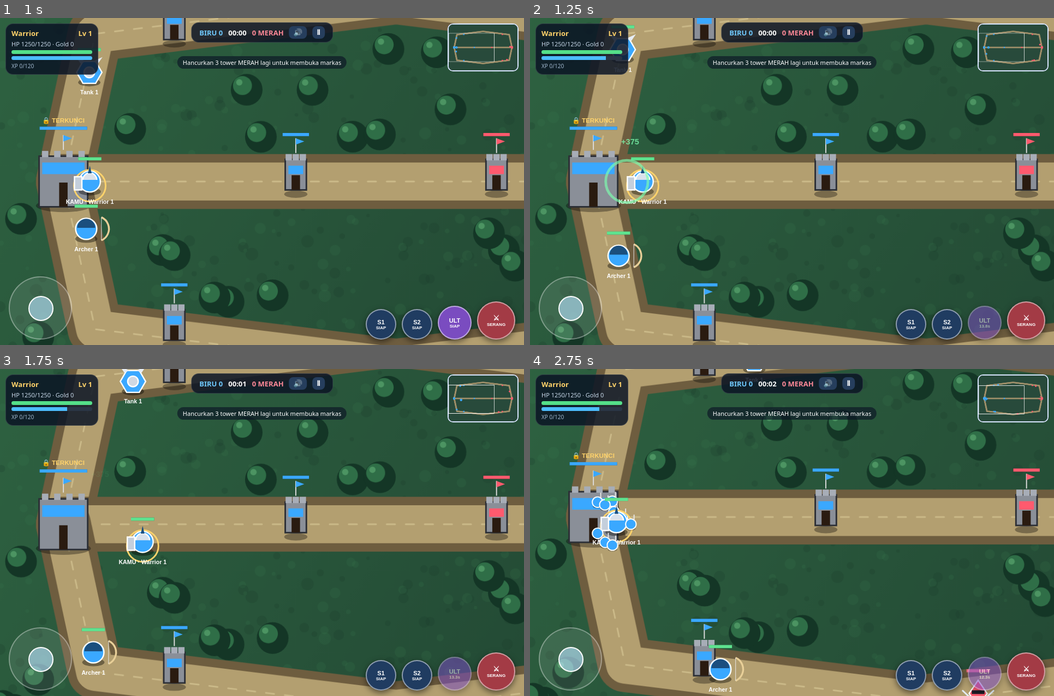
Above: before the commit, frames 1-4 (two rows, left to right).
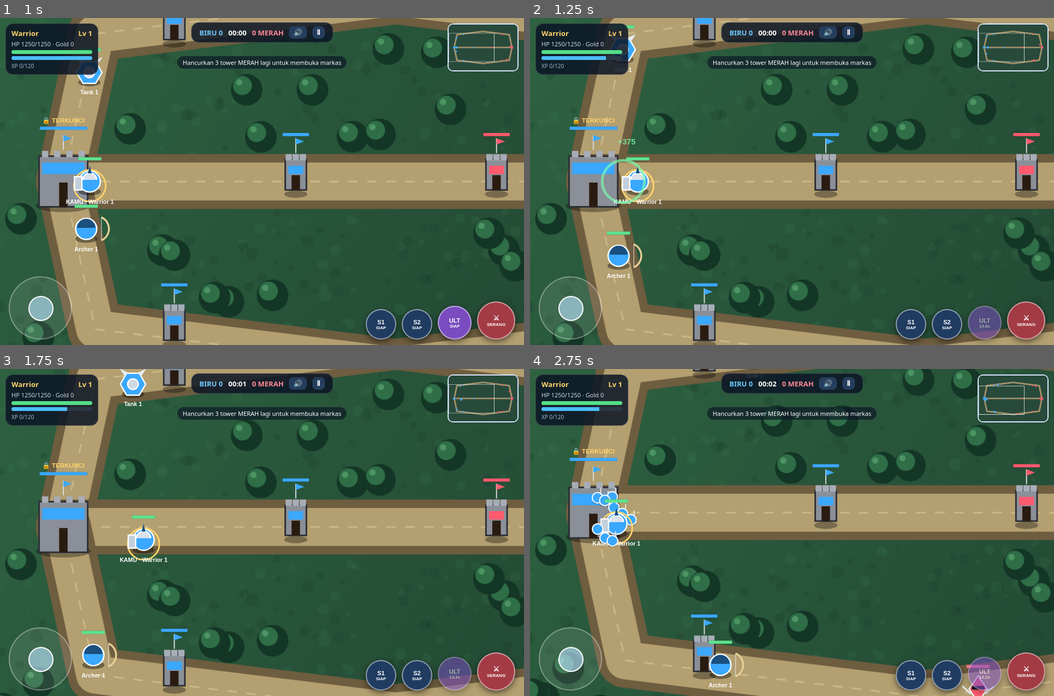
Above: after the commit, the same moments.

Repository: vexelkang-cell/gamepai
Game: browser game, page games/vexel-legend-2-arena/index.html
Two runs of this game, one before a commit and one after it. Both use one fixed random seed, a clock stepped at 60 frames per second and the inputs below.
Inputs:
- Up to frame 1 (1 s): click "MULAI PERTANDINGAN" at 0.27 s
- Up to frame 2 (1.25 s): hold Right from 1.03 s (still down); tap Space at 1.1 s
- Up to frame 3 (1.75 s): release Right at 1.53 s; hold Down from 1.58 s (still down); tap Space at 1.6 s
- Up to frame 4 (2.75 s): release Down at 1.85 s; hold Left 1.9-2.47 s; tap Space at 2.1, 2.6 s; tap D at 2.52 s; hold Up from 2.52 s (still down)

Frame 1 is identical in both runs. In frame 2, 0.8% of the frame differs, in the area x 13-88%, y 8-57%; in frame 3, 10%; in frame 4, 15%, in the area x 0-100%, y 0-100%.

Commit message:
Smooth hero movement and camera follow in VEXEL LEGENDS 2

Diff:
--- a/games/vexel-legend-2-arena/index.html
+++ b/games/vexel-legend-2-arena/index.html
@@ -92,7 +92,7 @@
  Assassin:{hp:850,dmg:150,spd:245,rng:70,mp:340,role:'Pembunuh',desc:'Cepat dan mematikan. S1 terjangan ke musuh, S2 tebasan area, ULT terjangan jauh dengan kecepatan tinggi.',sk:[{t:'dash',d:300,m:2,cd:6,c:60},{t:'aoe',r:110,m:1.6,cd:7,c:65},{t:'dash',d:380,m:3,cd:13,c:100}]},
  Tank:{hp:1600,dmg:70,spd:175,rng:85,mp:300,role:'Penahan',desc:'Benteng hidup. S1 hantaman dan stun, S2 perisai, ULT hantaman besar dengan penyembuhan.',sk:[{t:'aoe',r:170,m:1.2,cd:7,c:60,stun:1.5},{t:'shield',f:.35,cd:10,c:70},{t:'aoe',r:220,m:1.8,cd:14,c:100,heal:.25}]}
 };
-let U=[],S=[],P=[],FX=[],player=null,run=false,paused=false,time=0,lastWave=-10,kills={blue:0,red:0},gold=0,cam={x:170,y:500},joy={x:0,y:0},keys={},sel='Warrior',view={ox:0,oy:0,w:1,h:1},last=0;
+let U=[],S=[],P=[],FX=[],player=null,run=false,paused=false,time=0,lastWave=-10,kills={blue:0,red:0},gold=0,cam={x:170,y:500},joy={x:0,y:0},keys={},sel='Warrior',view={ox:0,oy:0,w:1,h:1},last=0,frameDt=1/60;
 const clamp=(v,a,b)=>Math.max(a,Math.min(b,v));
 let AC=null,muted=false;
 function ac(){if(!AC){try{AC=new(window.AudioContext||window.webkitAudioContext)()}catch(e){return null}}if(AC.state==='suspended')AC.resume();return AC}
@@ -109,7 +109,7 @@
 function segD(p,ax,ay,bx,by){const vx=bx-ax,vy=by-ay,l=vx*vx+vy*vy||1;const t=clamp(((p.x-ax)*vx+(p.y-ay)*vy)/l,0,1);return Math.hypot(p.x-ax-vx*t,p.y-ay-vy*t)}
 function laneDist(x,y){let m=1e9;for(const p of Object.values(LANES))for(let i=0;i<p.length-1;i++)m=Math.min(m,segD({x,y},p[i][0],p[i][1],p[i+1][0],p[i+1][1]));return m}
 const mkS=(team,kind,x,y,lane)=>{const b=kind==='base';return{team,kind,x,y,lane,hp:b?4000:1700,max:b?4000:1700,rng:b?220:190,dmg:b?120:95,iv:b?1:1.1,cd:0,dead:false,lock:false,shield:0,stun:0}};
-const mkU=(team,cls,x,y,o={})=>{const h=!!cls,c=h?CL[cls]:{hp:320,dmg:26,spd:78,rng:44,mp:0};return Object.assign({team,cls:cls||'Minion',hero:h,x,y,hp:c.hp,max:c.hp,dmg:c.dmg,spd:c.spd,rng …(140 unchanged characters)…
+const mkU=(team,cls,x,y,o={})=>{const h=!!cls,c=h?CL[cls]:{hp:320,dmg:26,spd:78,rng:44,mp:0};return Object.assign({team,cls:cls||'Minion',hero:h,x,y,vx:0,vy:0,inputX:0,inputY:0,hp:c.hp,max:c.hp,dmg:c.dmg,spd:c.spd,rng …(140 unchanged characters)…
 const enemies=team=>U.filter(v=>v.team!==team&&!v.dead);
 const structs=team=>S.filter(s=>s.team!==team&&!s.dead&&(s.kind!=='base'||!s.lock));
 function pickTarget(u,r){const en=enemies(u.team).filter(v=>dist(v,u)<=r);const hs=en.filter(v=>v.hero);if(hs.length)re …(183 unchanged characters)…
@@ -170,7 +170,27 @@
  }
 }
 function doAttack(){if(!player||player.dead)return;const t=pickTarget(player,player.rng+10);if(t)strike(player,t)}
-function playerMove(u,dt){const d=inputDir();if(d.x||d.y){u.x=clamp(u.x+d.x*u.spd*dt,30,W-30);u.y=clamp(u.y+d.y*u.spd*dt,30,H-30);u.face=Math.atan2(d.y,d.x)}}
+function playerMove(u,dt){
+ const raw=inputDir();
+ const rawLen=Math.hypot(raw.x,raw.y);
+ const deadZone=.09;
+ let tx=0,ty=0;
+ if(rawLen>deadZone){
+   const strength=clamp((rawLen-deadZone)/(1-deadZone),0,1);
+   tx=raw.x/rawLen*strength*u.spd;
+   ty=raw.y/rawLen*strength*u.spd;
+ }
+ const moving=rawLen>deadZone;
+ const response=moving?18:13;
+ const blend=1-Math.exp(-response*dt);
+ u.vx+=(tx-u.vx)*blend;
+ u.vy+=(ty-u.vy)*blend;
+ if(Math.abs(u.vx)<.5)u.vx=0;
+ if(Math.abs(u.vy)<.5)u.vy=0;
+ u.x=clamp(u.x+u.vx*dt,30,W-30);
+ u.y=clamp(u.y+u.vy*dt,30,H-30);
+ if(Math.hypot(u.vx,u.vy)>8)u.face=Math.atan2(u.vy,u.vx);
+ }
 function updP(dt){
  for(const p of P){
   p.life-=dt;if(p.life<=0)continue;
@@ -214,7 +234,7 @@
  [['blue','Tank','top'],['blue','Archer','bot'],['red','Mage','top'],['red','Assassin','bot']].forEach(([tm,cls,ln],i)=>{
    const pts=LANES[ln];U.push(mkU(tm,cls,tm==='blue'?150:1350,(tm==='blue'?420:580)+i*20,{lane:ln,wp:tm==='blue'?1:pts.length-2}));
  });
- cam={x:170,y:500};run=true;paused=false;joy.x=joy.y=0;keys={};$('pause').textContent='Ⅱ';
+ cam={x:170,y:500};player.vx=player.vy=player.inputX=player.inputY=0;run=true;paused=false;joy.x=joy.y=0;keys={};$('pause').textContent='Ⅱ';
  $('menu').classList.add('hidden');$('pauseMenu').classList.add('hidden');$('result').classList.add('hidden');$('hud').classList.remove('hidden');
 }
 function end(blueWin){
@@ -348,7 +368,7 @@
 }
 function draw(){
  const vw=innerWidth,vh=innerHeight,k=Math.max(vw/1000,vh/620),vW=vw/k,vH=vh/k;
- cam.x+=(player.x-cam.x)*.12;cam.y+=(player.y-cam.y)*.12;
+ const camBlend=1-Math.exp(-8*frameDt);cam.x+=(player.x-cam.x)*camBlend;cam.y+=(player.y-cam.y)*camBlend;
  const ox=vW>=W?(W-vW)/2:clamp(cam.x-vW/2,0,W-vW),oy=vH>=H?(H-vH)/2:clamp(cam.y-vH/2,0,H-vH);
  view={ox,oy,w:vW,h:vH};
  const sc=(devicePixelRatio||1)*k;
@@ -416,7 +436,7 @@
 addEventListener('blur',()=>{keys={};joy.x=joy.y=0});
 /* ---------- boot ---------- */
 player=mkU('blue',sel,170,500,{isP:true});U=[player];
-function loop(t){const dt=Math.min(.033,(t-last)/1000);last=t;if(run&&!paused)update(dt);if(player)draw();requestAnimationFrame(loop)}
+function loop(t){const dt=Math.min(.05,(t-last)/1000||1/60);last=t;frameDt=dt;if(run&&!paused)update(dt);if(player)draw();requestAnimationFrame(loop)}
 requestAnimationFrame(loop);
 })();
 </script></body></html>
